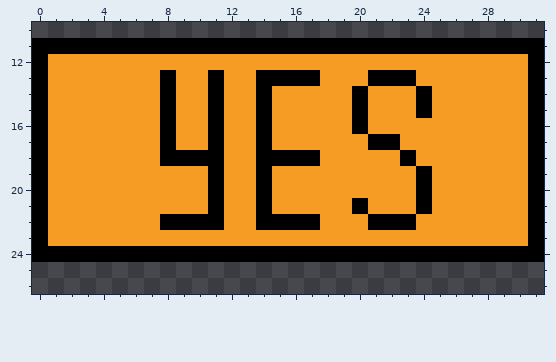
File history of a pixel-art sprite, assets/button-yes.png. That is the earlier state.
The file is 32x32 pixels. Shown: x 0..31, y 10..26.
Now the later version:
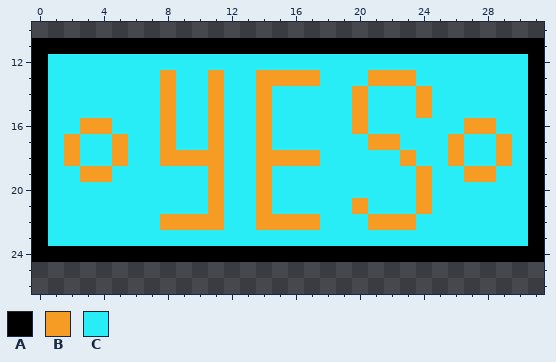
Palette (. is transparent): A #000000  B #f69c24  C #28edf6
Changes in this commit:
Changed rows in their new state; - is an unchanged pixel.
first column x 1:
12 CCCCCCCCCCCCCCCCCCCCCCCCCCCCCC
13 CCCCCCCBCCBCCBBBBCCCBBBCCCCCCC
14 CCCCCCCBCCBCCBCCCCCBCCCBCCCCCC
15 CCCCCCCBCCBCCBCCCCCBCCCBCCCCCC
16 CC--CCCBCCBCCBCCCCCBCCCCCC--CC
17 C-CC-CCBCCBCCBCCCCCCBBCCC-CC-C
18 C-CC-CCBBBBCCBBBBCCCCCBCC-CC-C
19 CC--CCCCCCBCCBCCCCCCCCCBCC--CC
20 CCCCCCCCCCBCCBCCCCCCCCCBCCCCCC
21 CCCCCCCCCCBCCBCCCCCBCCCBCCCCCC
22 CCCCCCCBBBBCCBBBBCCCBBBCCCCCCC
23 CCCCCCCCCCCCCCCCCCCCCCCCCCCCCC
Where, in picture pixels (left, top, right, bottom), the same in both pictures:
changed: (48, 54, 528, 246)
